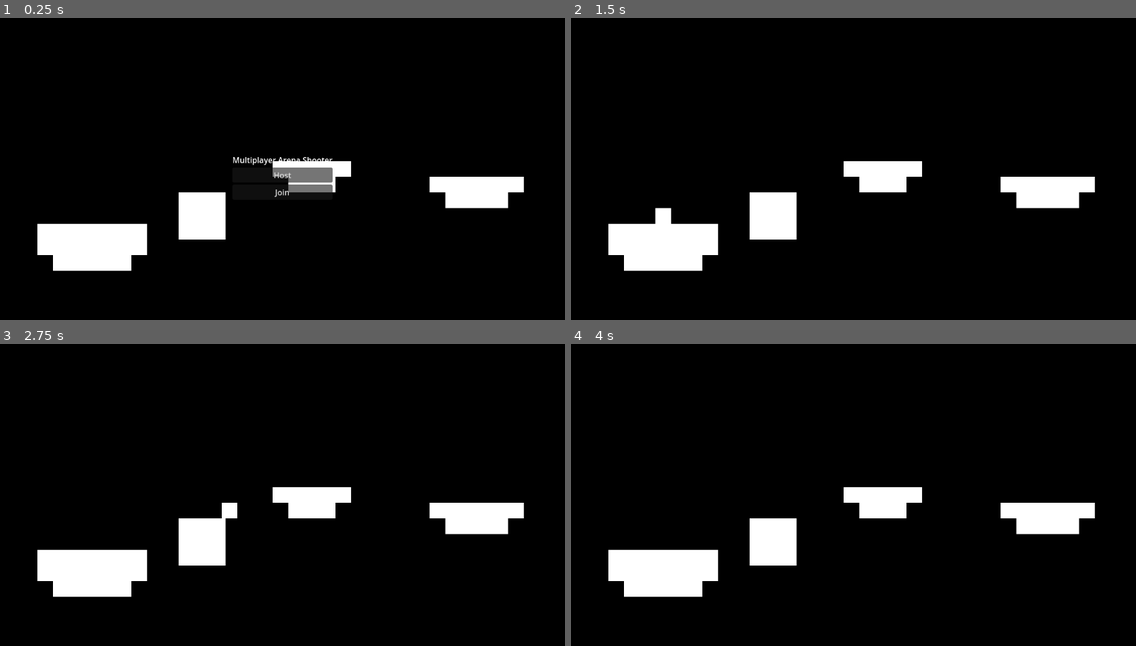
Above: before the commit, frames 1-4 (two rows, left to right).
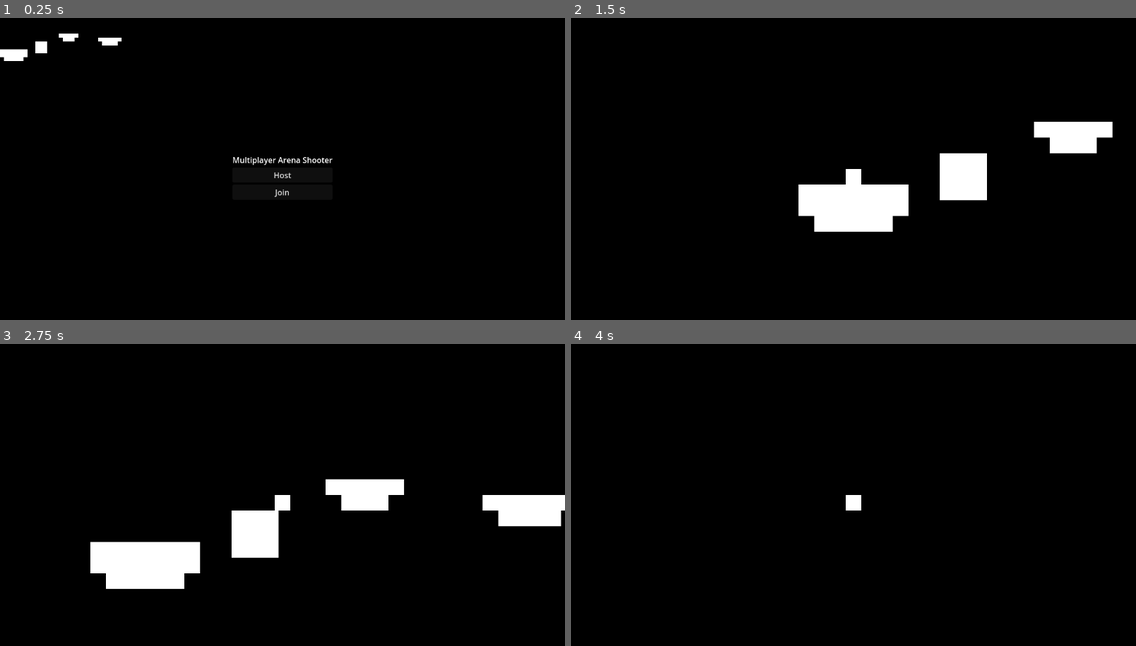
Above: after the commit, the same moments.

Repository: nerdcampdk/gamezone_mmo
Game: Godot game, scene res://game/game.tscn
Two runs of this game, one before a commit and one after it. Both use one fixed random seed, a clock stepped at 60 frames per second and the inputs below.
Inputs:
- Up to frame 1 (0.25 s): no input
- Up to frame 2 (1.5 s): tap Enter at 0.5 s; hold D (right) 0.53-1.25 s; tap Space (jump) at 0.77 s; click "Host" at 1.25 s
- Up to frame 3 (2.75 s): tap Space (jump) at 2, 2.27 s; hold D (right) from 2.03 s (still down)
- Up to frame 4 (4 s): release D (right) at 2.78 s; hold A (left) 2.78-3.53 s; hold D (right) from 3.53 s (still down); tap Space (jump) at 3.77 s

The runs differ from the first frame. In frame 1, 7.2% of the frame differs, in the area x 0-93%, y 5-84%; in frame 2, 12%, in the area x 6-96%, y 34-84%; in frame 3, 9.7%; in frame 4, 6.7%.

Commit message:
Made the camera follow each player

Diff:
--- a/game/game.tscn
+++ b/game/game.tscn
@@ -33,10 +33,6 @@
 
 [node name="SpawnPoint4" type="Marker2D" parent="Level"]
 position = Vector2(84, 38)
-
-[node name="Camera2D" type="Camera2D" parent="."]
-position = Vector2(125, 40)
-zoom = Vector2(4, 4)
 
 [node name="UI" type="CanvasLayer" parent="."]
 
--- a/player/player.gd
+++ b/player/player.gd
@@ -10,6 +10,9 @@
 func _ready():
 	if !is_multiplayer_authority():
 		$Sprite2D.modulate = Color.RED
+		$Camera2D.enabled = false
+	else:
+		$Camera2D.enabled = true
 
 func _physics_process(delta):
 	if !is_multiplayer_authority():
--- a/player/player.tscn
+++ b/player/player.tscn
@@ -23,3 +23,6 @@
 
 [node name="MultiplayerSynchronizer" type="MultiplayerSynchronizer" parent="."]
 replication_config = SubResource("SceneReplicationConfig_si0n2")
+
+[node name="Camera2D" type="Camera2D" parent="."]
+zoom = Vector2(4, 4)
